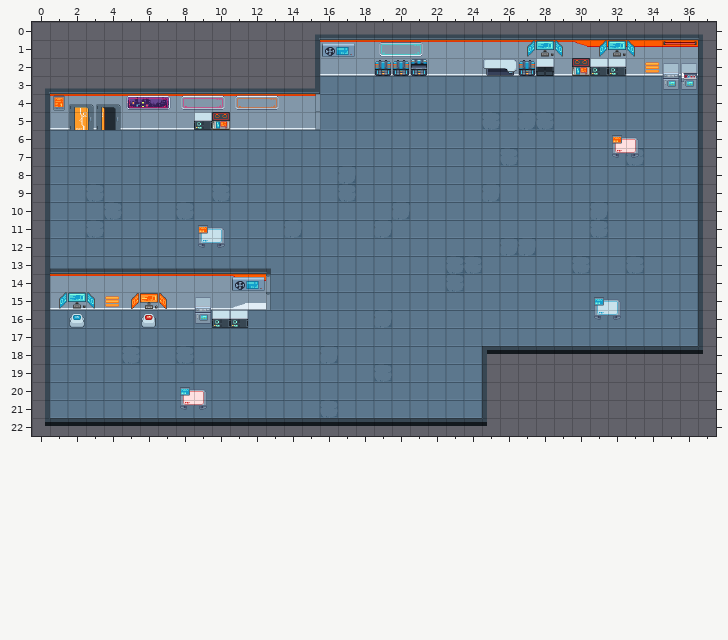
An edit to a level. Tiled map, map_cyber.tmx. The picture above was drawn from the file before the commit.
Cells are 32x32 px. Shown: x 0..37, y 0..22.
After the commit:
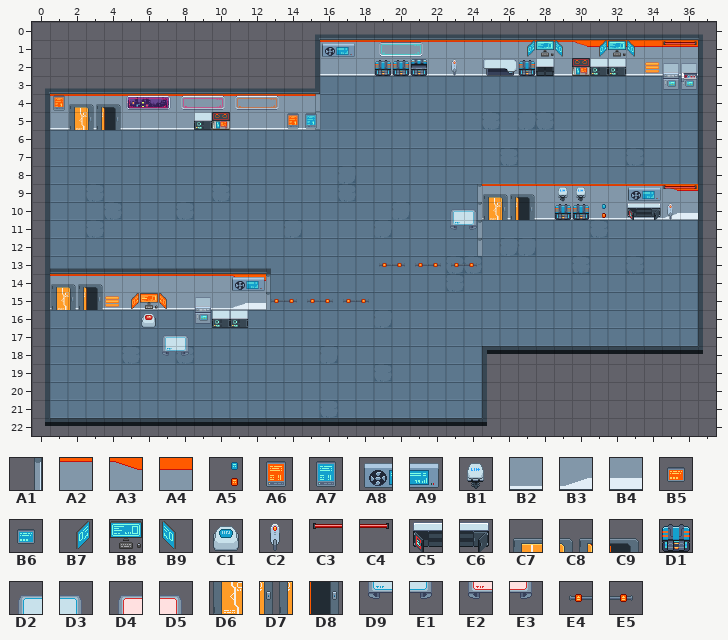
Key: from "pixel-cyberpunk-interior": A1 1, A2 2, A3 3, A4 4, A5 5, A6 6, A7 7, A8 8, A9 9, B1 10, B2 23, B3 24, B4 25, B5 27, B6 28, B7 48, B8 49, B9 50, C1 116, C2 123, C3 138, C4 139, C5 142, C6 143, C7 153, C8 154, C9 155, D1 157, D2 159, D3 160, D4 161, D5 162, D6 174, D7 175, D8 176, D9 180, E1 181, E2 182, E3 183, E4 222, E5 223.
__ is an empty cell.
What changed:
Layer "Tile Layer 2":
y 9: x 24..36 __ __ __ __ __ __ __ __ __ __ __ __ __ -> A1 A2 A2 A2 A2 A2 A2 A2 A2 A2 A2 A3 A4
y 10: x 24..36 __ __ __ __ __ __ __ __ __ __ __ __ __ -> A1 B2 B2 B2 B2 B2 B2 B2 B2 B2 B2 B3 B4
Layer "detail":
y 2: x 23 __ -> C2
y 6: x 32..33 D4 D5 -> __ __
y 7: x 32..33 E2 E3 -> __ __
y 9: x 25..27 __ __ __ -> C7 C8 C9; x 29..30 __ __ -> B1 B1; x 33..36 __ __ __ __ -> A8 A9 C3 C4
y 10: x 25..27 __ __ __ -> D6 D7 D8; x 29..31 __ __ __ -> D1 D1 A5; x 35 __ -> C2
y 11: x 9..10 D2 D3 -> __ __; x 24 __ -> A1
y 12: x 9..10 D9 E1 -> __ __; x 24 __ -> A1
y 14: x 1..3 __ __ __ -> C7 C8 C9
y 15: x 1..3 B7 B8 B9 -> D6 D7 D8; x 31..32 D2 D3 -> __ __
y 16: x 2 C1 -> __; x 31..32 D9 E1 -> __ __
y 20: x 8..9 D4 D5 -> __ __
y 21: x 8..9 E2 E3 -> __ __
Layer "detail2":
y 5: x 14..15 __ __ -> A6 A7
y 6: x 32 B5 -> __
y 10: x 23..24 __ __ -> D2 D3; x 33..34 __ __ -> C5 C6
y 11: x 9 B5 -> __; x 23..24 __ __ -> D9 E1
y 13: x 19..24 __ __ __ __ __ __ -> E4 E5 E4 E5 E4 E5
y 15: x 13..18 __ __ __ __ __ __ -> E4 E5 E4 E5 E4 E5; x 31 B6 -> __
y 17: x 7..8 __ __ -> D2 D3
y 18: x 7..8 __ __ -> D9 E1
y 20: x 8 B6 -> __
